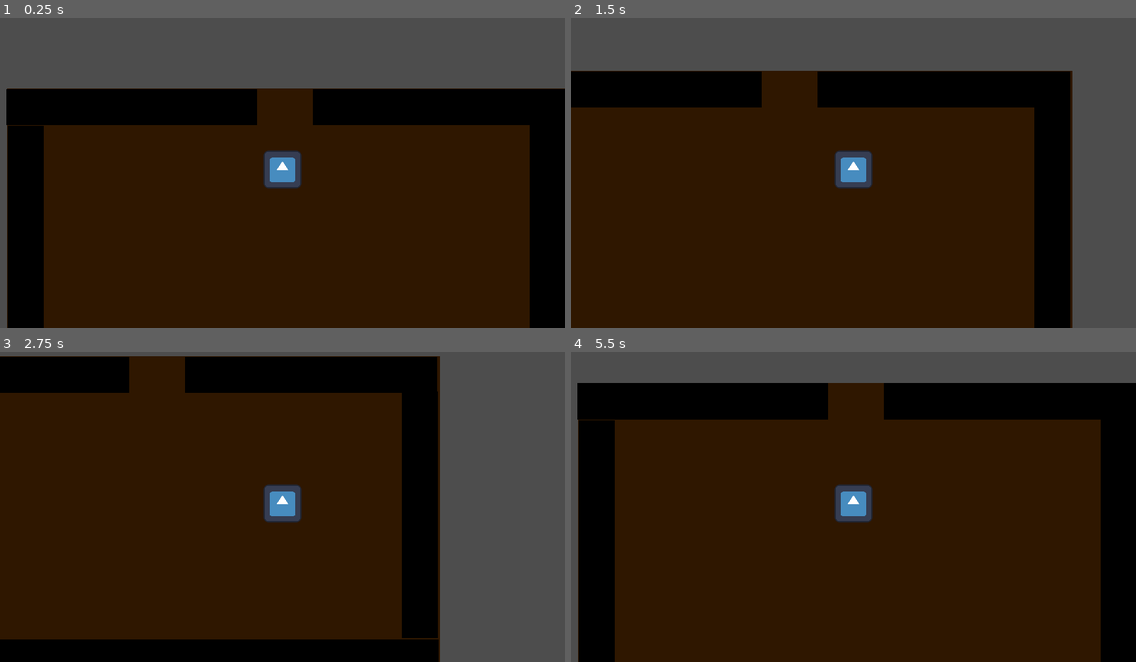
Above: before the commit, frames 1-4 (two rows, left to right).
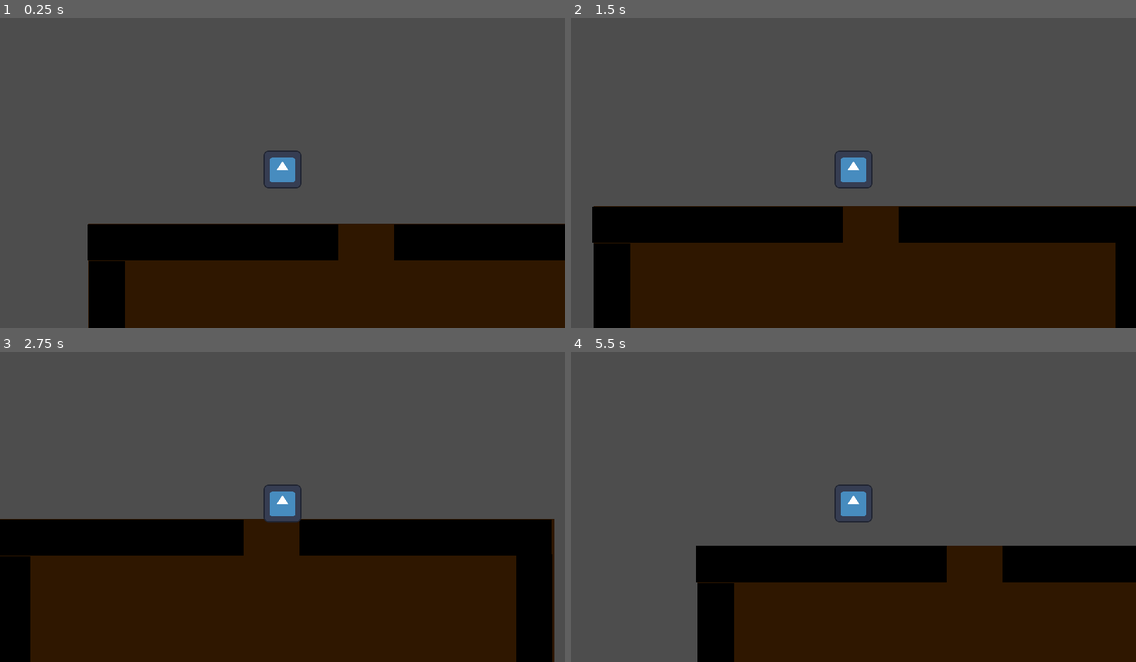
Above: after the commit, the same moments.

Repository: FarofaFaction/Criascript-Jam-Game
Game: Godot game, scene res://Game/Room/room.tscn
The game is run twice, just before and just after one commit, with the same random seed, the same clock (stepped at 60 frames per second) and the same inputs. This scene is started directly instead of the project's main scene. The engine's default icon, where the game draws it, is replaced by a stand-in: a white triangle on a blue panel in a dark square.
Inputs:
- Up to frame 1 (0.25 s): no input
- Up to frame 2 (1.5 s): tap Enter at 0.5 s; hold Right (ui_right) 0.53-1.28 s; hold Down (ui_down) from 1.28 s (still down)
- Up to frame 3 (2.75 s): release Down (ui_down) at 2.03 s; hold Right (ui_right) from 2.03 s (still down)
- Up to frame 4 (5.5 s): release Right (ui_right) at 2.78 s; hold Up (ui_up) 2.78-3.53 s; hold Left (ui_left) 3.53-5.03 s; hold Down (ui_down) from 5.03 s (still down)

The runs differ from the first frame. In frame 1, 58% of the frame differs, in the area x 1-100%, y 22-100%; in frame 2, 55%; in frame 3, 65%; in frame 4, 69%, in the area x 1-100%, y 10-100%.

Commit message:
setup-moving-tests

Diff:
--- a/Game/Room/room.tscn
+++ b/Game/Room/room.tscn
@@ -31,7 +31,13 @@
 [node name="CanvasLayer" parent="." instance=ExtResource("1_604fw")]
 visible = false
 
-[node name="ColorRect" type="ColorRect" parent="."]
+[node name="LightTesting" type="Node2D" parent="."]
+
+[node name="LightOccluder2D" type="LightOccluder2D" parent="LightTesting"]
+visible = false
+occluder = SubResource("OccluderPolygon2D_nfg62")
+
+[node name="ColorRect" type="ColorRect" parent="LightTesting"]
 visible = false
 light_mask = 2
 visibility_layer = 2
@@ -42,7 +48,7 @@
 offset_bottom = 1969.0
 color = Color(0.240606, 0.147279, 0, 1)
 
-[node name="ColorRect2" type="ColorRect" parent="."]
+[node name="ColorRect2" type="ColorRect" parent="LightTesting"]
 visible = false
 material = SubResource("CanvasItemMaterial_qg7gp")
 offset_left = 1655.0
@@ -51,10 +57,8 @@
 offset_bottom = 1035.0
 color = Color(0.330057, 0.002266, 0.160166, 1)
 
-[node name="LightOccluder2D" type="LightOccluder2D" parent="."]
-occluder = SubResource("OccluderPolygon2D_nfg62")
-
 [node name="Room_1" type="Node2D" parent="."]
+visible = false
 
 [node name="Floor" type="ColorRect" parent="Room_1"]
 offset_right = 1905.0
@@ -95,7 +99,6 @@
 scale = Vector2(0.235935, 1.63437)
 
 [node name="Room_2" type="Node2D" parent="."]
-visible = false
 material = SubResource("CanvasItemMaterial_2258t")
 position = Vector2(276, 462)
 
@@ -109,52 +112,63 @@
 [node name="wall3" parent="Room_2" instance=ExtResource("1_2ok7y")]
 position = Vector2(63, 608.5)
 scale = Vector2(0.235935, 1.84936)
+CollisionLayer = 1
 
 [node name="wall13" parent="Room_2" instance=ExtResource("1_2ok7y")]
 position = Vector2(470, 1617)
 scale = Vector2(0.235935, 1.21506)
+CollisionLayer = 1
 
 [node name="wall5" parent="Room_2" instance=ExtResource("1_2ok7y")]
 position = Vector2(55, 1458)
 scale = Vector2(0.235935, 1.84936)
+CollisionLayer = 1
 
 [node name="wall10" parent="Room_2" instance=ExtResource("1_2ok7y")]
 position = Vector2(1845, 1466)
 scale = Vector2(0.235935, 1.84936)
+CollisionLayer = 1
 
 [node name="wall4" parent="Room_2" instance=ExtResource("1_2ok7y")]
 position = Vector2(453, 1026)
 rotation = 1.5708
 scale = Vector2(0.235935, 1.25408)
+CollisionLayer = 1
 
 [node name="wall6" parent="Room_2" instance=ExtResource("1_2ok7y")]
 position = Vector2(1573, 1026)
 rotation = 1.5708
 scale = Vector2(0.235935, 1.25408)
+CollisionLayer = 1
 
 [node name="wall11" parent="Room_2" instance=ExtResource("1_2ok7y")]
 position = Vector2(951.931, 1887)
 rotation = 1.5708
 scale = Vector2(0.235935, 3.50842)
+CollisionLayer = 1
 
 [node name="wall12" parent="Room_2" instance=ExtResource("1_2ok7y")]
 position = Vector2(969, 1350)
 rotation = 1.5708
 scale = Vector2(0.235935, 2.18597)
+CollisionLayer = 1
 
 [node name="wall7" parent="Room_2" instance=ExtResource("1_2ok7y")]
 position = Vector2(1836, 539.75)
 scale = Vector2(0.235935, 1.61071)
+CollisionLayer = 1
 
 [node name="wall8" parent="Room_2" instance=ExtResource("1_2ok7y")]
 position = Vector2(1467.06, 63)
 rotation = 1.5708
 scale = Vector2(0.235935, 1.64589)
+CollisionLayer = 1
 
 [node name="wall9" parent="Room_2" instance=ExtResource("1_2ok7y")]
 position = Vector2(422.825, 63)
 rotation = 1.5708
 scale = Vector2(0.235935, 1.63437)
+CollisionLayer = 1
 
 [node name="LightOccluder2D" type="LightOccluder2D" parent="Room_2"]
 position = Vector2(-4, 0)
@@ -163,8 +177,8 @@
 
 [node name="CharacterBody2D" type="CharacterBody2D" parent="."]
 position = Vector2(935, 276)
-collision_layer = 0
-collision_mask = 0
+collision_layer = 2
+collision_mask = 2
 script = ExtResource("1_oiii0")
 metadata/_edit_group_ = true
 
@@ -178,7 +192,6 @@
 
 [node name="BigLight" type="PointLight2D" parent="CharacterBody2D/Ilumination"]
 blend_mode = 2
-shadow_enabled = true
 texture = ExtResource("5_ac5do")
 texture_scale = 10.0
 
@@ -186,7 +199,6 @@
 position = Vector2(0, 45)
 blend_mode = 2
 range_item_cull_mask = 2
-shadow_enabled = true
 shadow_item_cull_mask = 2
 texture = ExtResource("5_ac5do")
 texture_scale = 10.0
Not shown: 1 places in Game/Room/room.tscn that only renumber resources
